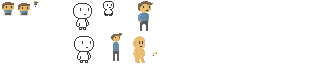
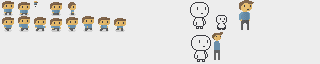
Comparing the layer stacks of the two 320px x 64px images. Changes:
painted on "Layer 4" over [2, 0, 254, 63]
hid "Layer 3" over [134, 41, 143, 47]
hid "Layer 2" over [133, 36, 157, 63]
hid "Layer 1" over [133, 36, 156, 63]
showed "Background" over [0, 0, 320, 64]
